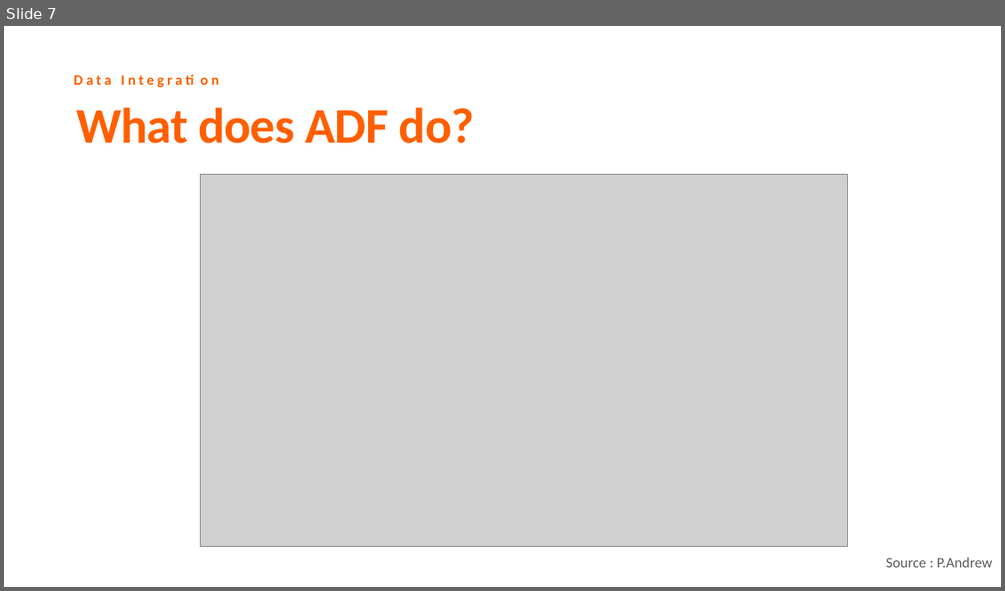
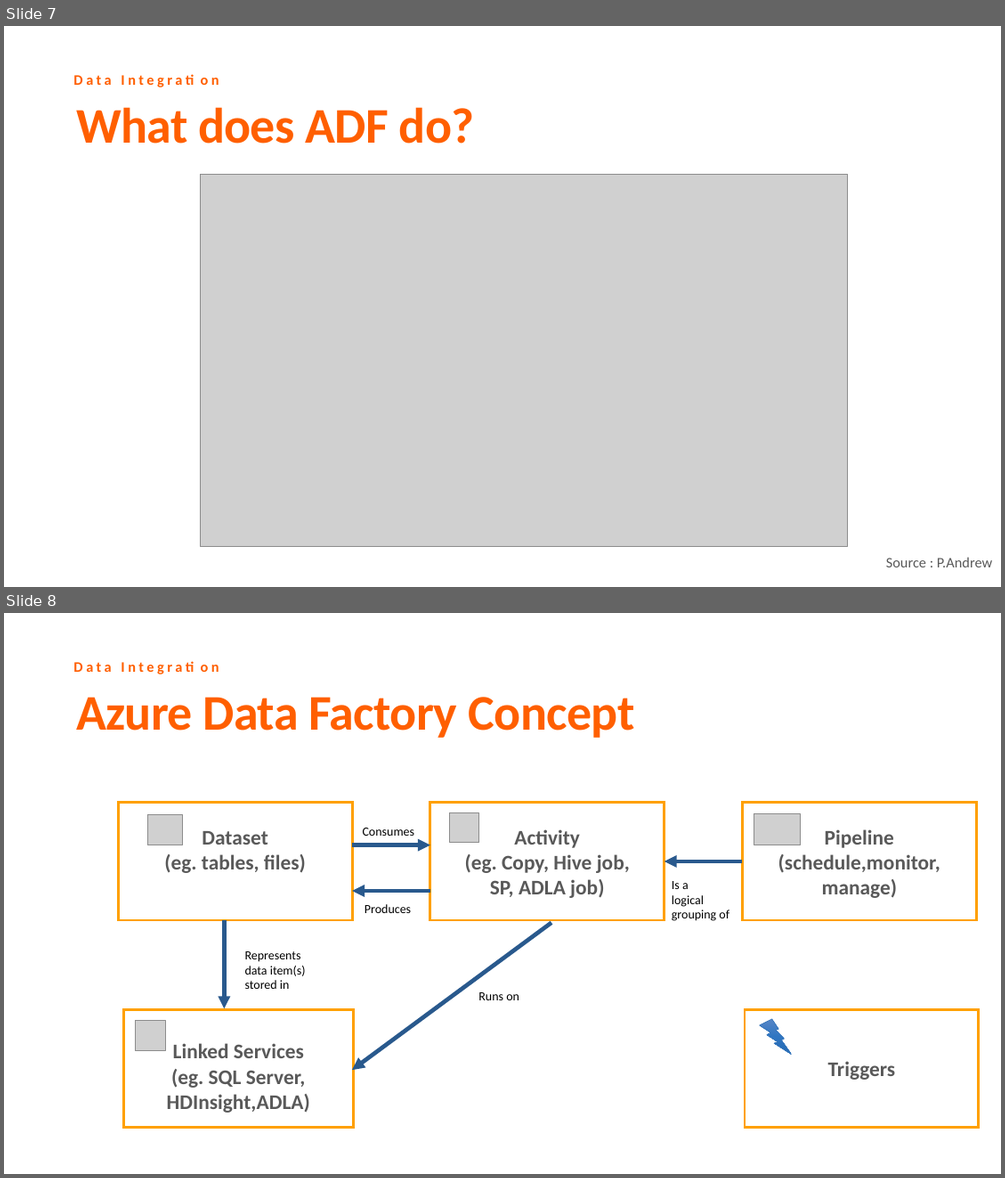
Before and after one commit to cloud4yourdata/CommunityEvents, a slide deck: AzureFPMeetup/OnPremCloudDataIntegration.pptx. Shown one above the other, each under a label of ours: slide 7 before the commit, slides 7 and 8 after it. The pictures are 1005x591 and 1005x1178 pixels, drawn with LibreOffice and Linux fonts; fonts in the diff are those of the drawing; grey boxes stand for pictures; background and template pictures are left out. Boxes give left, top, right and bottom in pixels: in the first picture for what was removed or moved away, otherwise in the second. Text is boxed around its words. In the diff, an @@ line names an element or a change of style, - is before the commit and + after.

```diff
--- a/AzureFPMeetup/OnPremCloudDataIntegration.pptx
+++ b/AzureFPMeetup/OnPremCloudDataIntegration.pptx
@@ slide 8 added at [4,613,1001,1174], background #FFFFFF; not listed: 1 template element that a slide beside it also shows @@
@@ text added at [76,697,635,738], 48 pt, text #FF5F00, bold @@
+Azure Data Factory Concept
@@ rectangle added at [119,803,353,919], outline #FFA000 2.5 pt, 20 pt, text #595959, bold @@
+Dataset
+(eg. tables, files)
@@ picture added at [147,814,183,844] @@
@@ rectangle added at [430,803,664,919], outline #FFA000 2.5 pt, 20 pt, text #595959, bold @@
+Activity
+(eg. Copy, Hive job,
+SP, ADLA job)
@@ picture added at [450,812,479,843] @@
@@ rectangle added at [742,803,976,919], outline #FFA000 2.5 pt, 20 pt, text #595959, bold @@
+Pipeline
+(schedule,monitor,
+manage)
@@ picture added at [754,814,801,844] @@
@@ arrow added from (353, 844) to (430, 844), #29598D 4 pt @@
@@ text added at [363,827,415,835], 12 pt, text #000000 @@
+Consumes
@@ arrow added from (742, 861) to (664, 861), #29598D 4 pt @@
@@ arrow added from (430, 891) to (353, 891), #29598D 4 pt @@
@@ text added at [364,904,411,913], 12 pt, text #000000 @@
+Produces
@@ text added at [672,881,729,921], 12 pt, text #000000 @@
+Is a
+logical
+grouping of
@@ arrow added from (224, 920) to (224, 1008), #29598D 4 pt @@
@@ arrow added from (551, 923) to (352, 1070), #29598D 4 pt @@
@@ text added at [245,951,306,989], 12 pt, text #000000 @@
+Represents
+data item(s)
+stored in
@@ rectangle added at [123,1009,353,1127], outline #FFA000 2.5 pt, 20 pt, text #595959, bold @@
+Linked Services
+(eg. SQL Server,
+HDInsight,ADLA)
@@ text added at [478,992,519,1000], 12 pt, text #000000 @@
+Runs on
@@ rectangle added at [745,1009,979,1127], outline #FFA000 2.5 pt, 20 pt, text #595959, bold @@
+Triggers
@@ picture added at [135,1021,165,1051] @@
@@ lightning bolt added at [760,1019,792,1054], fill gradient #5887C6 to #3077C3 to #2569B3, outline #3777BC 0.5 pt @@
```
Also in this commit, not shown: 3 slides changed, 10 other slides added, 36 other files.
